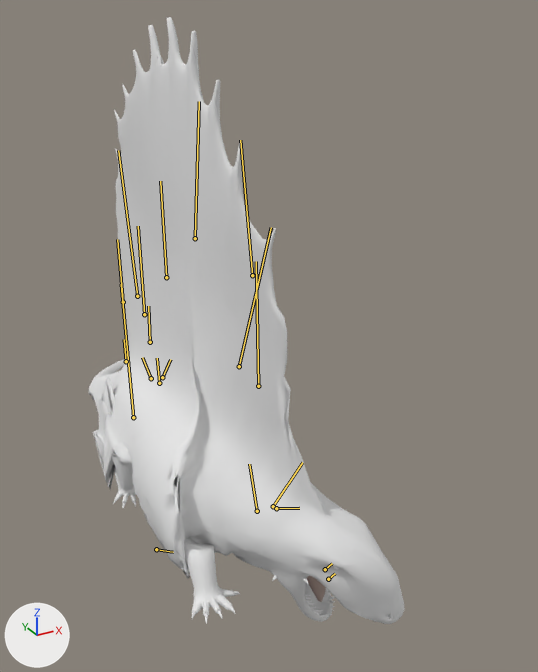
The glTF model bichos/modelos/dimetrodonte.glb, before and after one commit.
One viewpoint serves both versions: a 50 mm lens placed at (-0.9, -2.77, 1.8), pointed at (0.48, -0.26, 0.54). Every picture has the same lights, and +X, +Y and +Z are marked at lower left. The first picture is the older version. Both versions are drawn at frame 53 of the action 'dormir'; the numbers are the values there. The bones that change, and the others that lie on the model, are drawn over the model as lines.

The first picture shows 'dimetrodonte_malha_0', 'dimetrodonte_malha_1', 'dimetrodonte_malha_2'.
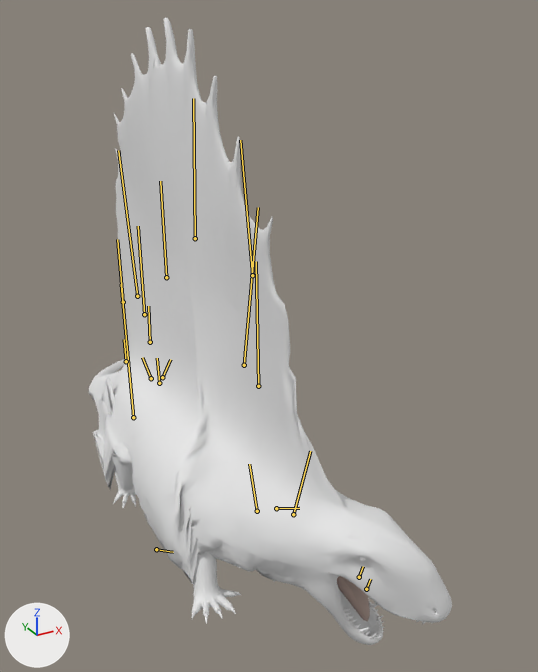
What differs and where, as boxes [x1, y1, x2, y2] in the pictures (538 x 672 px):
'dimetrodonte_malha_0', posed (15% wider)
    before: [89, 17, 405, 624]
    after: [89, 18, 452, 645]
'dimetrodonte_malha_1', posed
    before: [305, 566, 375, 622]
    after: [344, 557, 432, 639]
bone 'pescoco_1', root to tip
    before: (195, 238) to (199, 101)
    after: (195, 238) to (193, 98)
bone 'pescoco_2', root to tip
    before: (239, 366) to (271, 227)
    after: (244, 365) to (258, 207)
bone 'pescoco_3', root to tip
    before: (273, 506) to (302, 462)
    after: (293, 514) to (310, 451)
bone 'cabeca', root to tip
    before: (325, 569) to (332, 563)
    after: (359, 577) to (363, 566)

The change in detail:
Bone 'pescoco_1' (bone_pescoco_1) turns from (10, 10, 2) to (5, 10, 1) degrees about its own x, y and z.
Bone 'pescoco_2' (bone_pescoco_2) turns from (10, 10, 2) to (5, 10, 1) degrees about its own x, y and z.
Bone 'pescoco_3' (bone_pescoco_3) turns from (10, 10, 2) to (5, 10, 1) degrees about its own x, y and z.
Bone 'cabeca' (bone_cabeca) turns from (5, 9, 1) to (1, 9, 0) degrees about its own x, y and z.
